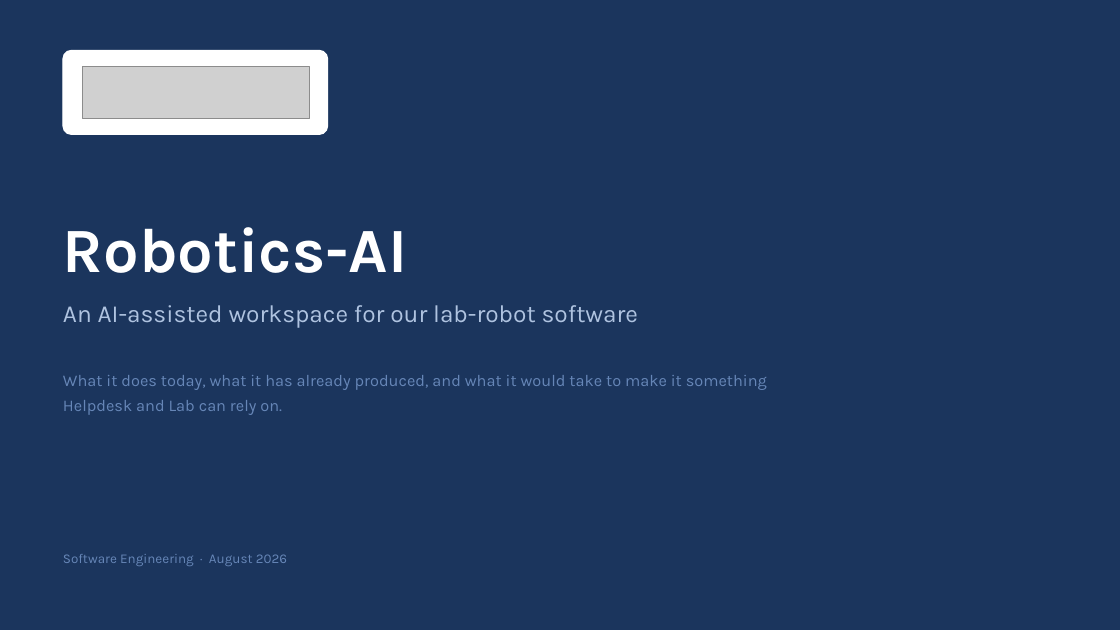
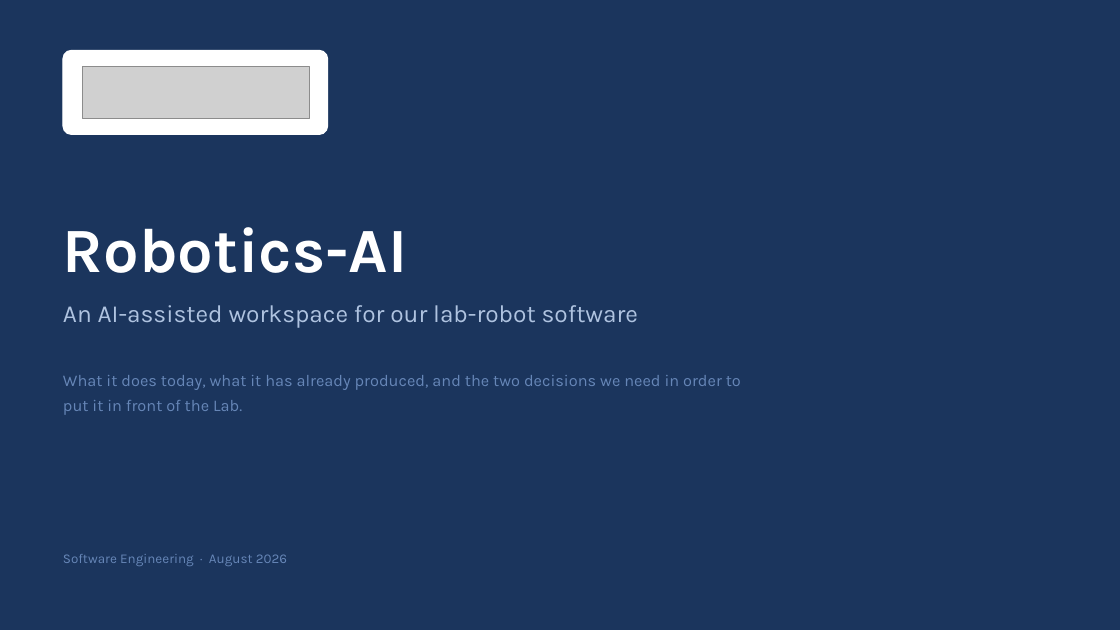
Before and after one commit to SkalarJoostE/Robotics-Private, a slide deck: slide 1 of Rollout/Capability Overview/Robotics-AI Capability Overview.pptx. Drawn at 1120x630 pixels with LibreOffice and Linux fonts; fonts in the diff are those of the drawing; grey boxes stand for pictures. Boxes give left, top, right and bottom in pixels: in the first picture for what was removed or moved away, otherwise in the second. Text is boxed around its words. In the diff, an @@ line names an element or a change of style, - is before the commit and + after.

Commit message:
Update PROJECT.md with latest cost analysis and rollout decisions; enhance documentation for three-needle extraction manipulator; log new chat costs; fix geometry row omissions in XML configuration.

```diff
--- a/Rollout/Capability Overview/Robotics-AI Capability Overview.pptx
+++ b/Rollout/Capability Overview/Robotics-AI Capability Overview.pptx
@@ text at (63,375,741,415): text changed @@
-What it does today, what it has already produced, and what it would take to make it something Helpdesk and Lab can rely on.
+What it does today, what it has already produced, and the two decisions we need in order to put it in front of the Lab.
```
Also in this commit, not shown: 4 other slides changed, 4 slides added, 5 slides removed, 6 other files.
